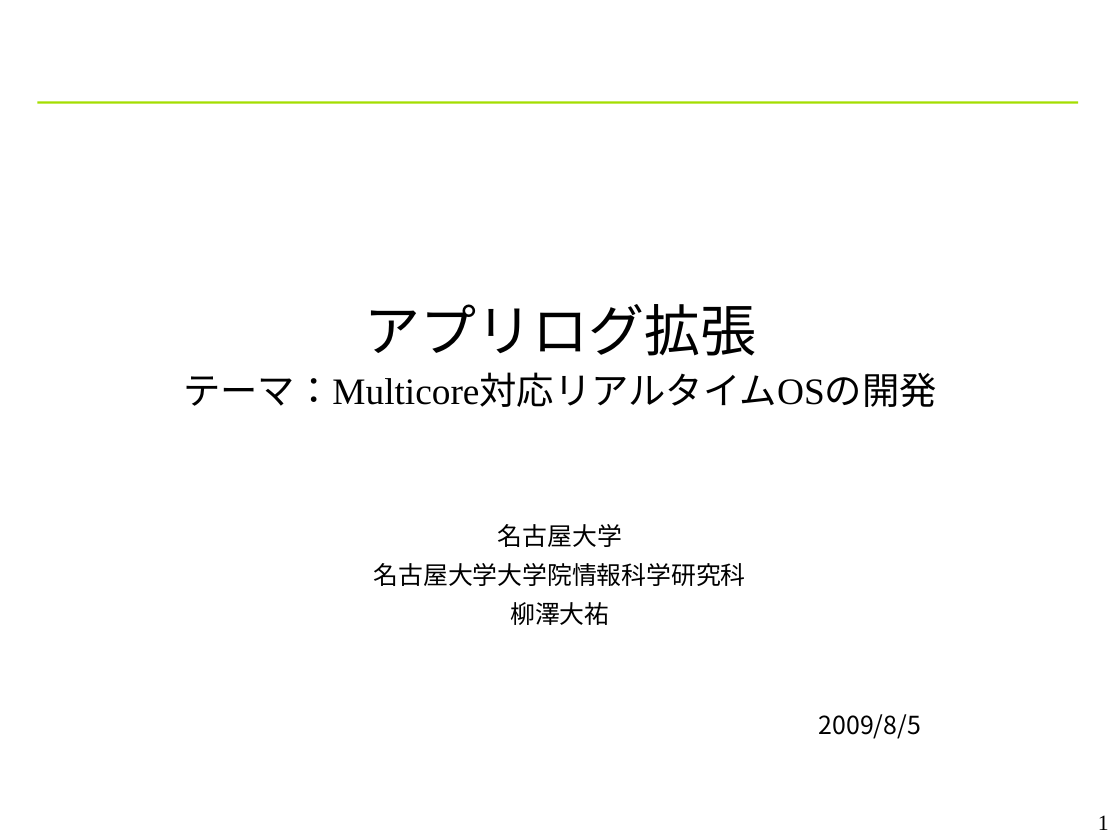
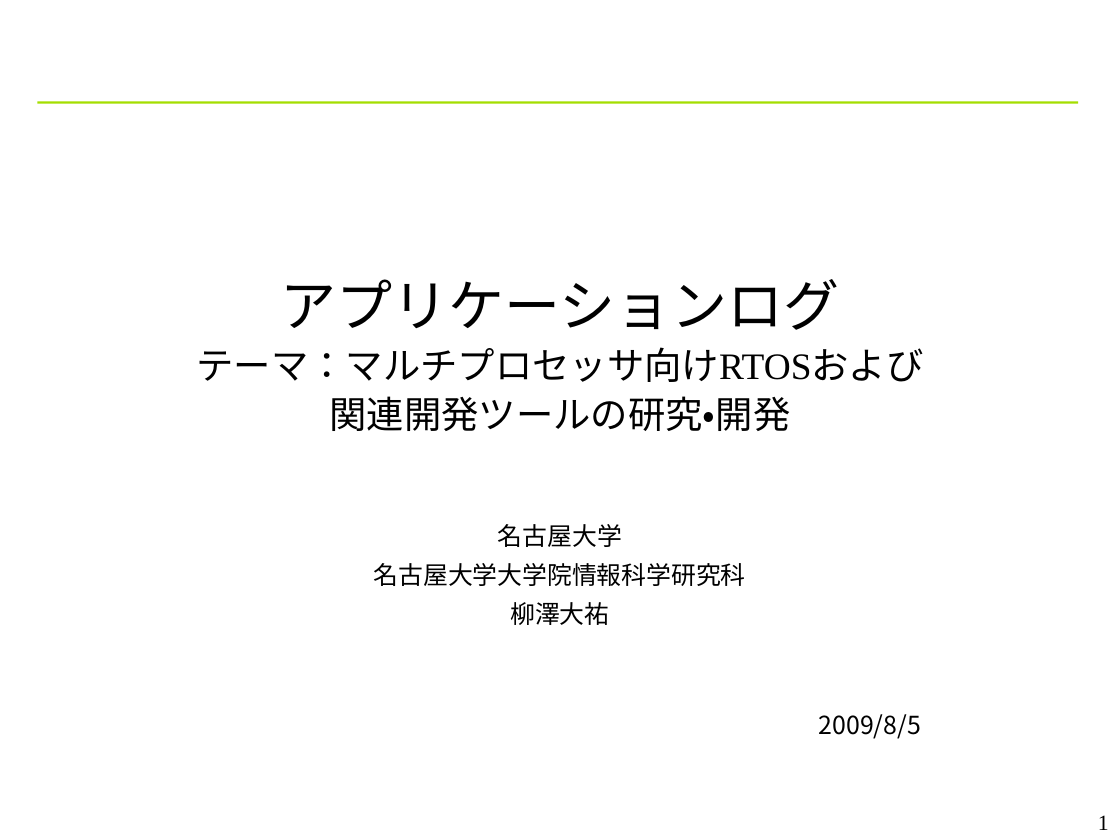
Before and after one commit to YixiaoLi/tlv4mc, a slide deck: slide 1 of doc/phase4/joho_koukankai/ojl-2nd-comm-yanagi.ppt. Drawn at 1120x840 pixels with LibreOffice and Linux fonts; fonts in the diff are those of the drawing; background and template pictures are left out. Boxes give left, top, right and bottom in pixels: in the first picture for what was removed or moved away, otherwise in the second. Text is boxed around its words. In the diff, an @@ line names an element or a change of style, - is before the commit and + after.

```diff
--- a/doc/phase4/joho_koukankai/ojl-2nd-comm-yanagi.ppt
+++ b/doc/phase4/joho_koukankai/ojl-2nd-comm-yanagi.ppt
@@ title at bbox=[196, 279, 923, 431]: text changed @@
-アプリログ拡張
-テーマ：Multicore対応リアルタイムOSの開発
+アプリケーションログ
+テーマ：マルチプロセッサ向けRTOSおよび
+関連開発ツールの研究・開発
```
Also in this commit, not shown: 1 other slide changed, 1 slide added.
